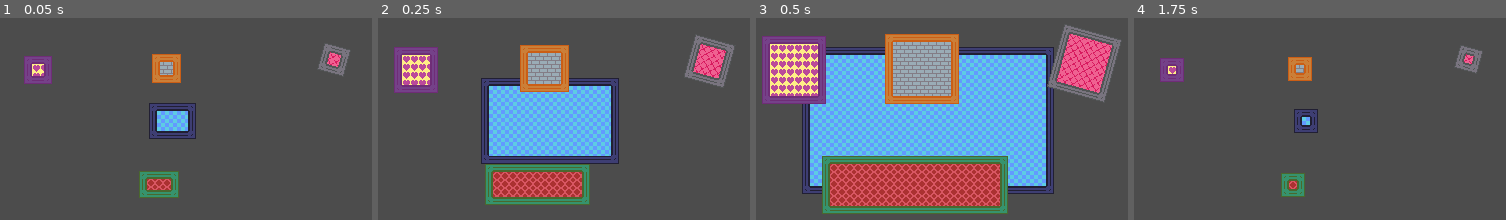
Above: before the commit, frames 1-4 (left to right).
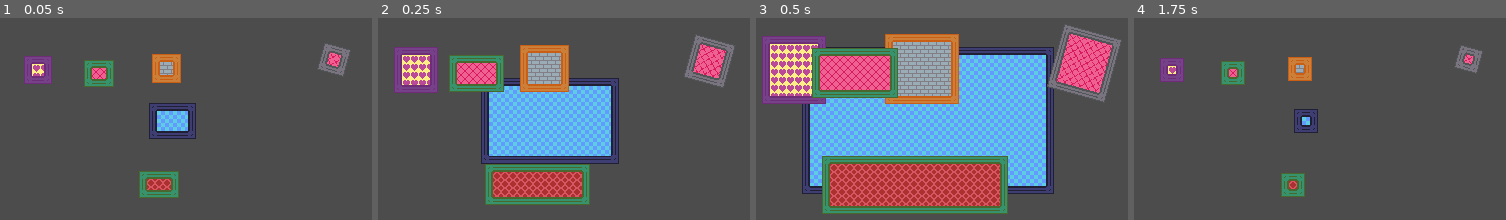
Above: after the commit, the same moments.

Repository: PKGaspi/godot-ScrollingBackgrounds
Game: Godot game, scene res://Game.tscn
Same seed, same stepped clock (60 frames per second), same inputs: the game is played once before the commit and once after it.
Inputs:
- Up to frame 1 (0.05 s): no input
- Up to frame 2 (0.25 s): no input
- Up to frame 3 (0.5 s): no input
- Up to frame 4 (1.75 s): tap Enter (ui_accept) at 0.5, 0.77, 1.52 s

The runs differ from the first frame. In frame 1, 1.1% of the frame differs, in the area x 22-31%, y 20-35%; in frame 2, 2.7%; in frame 3, 5.7%, in the area x 15-39%, y 14-40%; in frame 4, 0.8%.
Error before the commit: Attempt to call function 'get_size' in base 'null instance' on a null instance. (res://Window.gd:30)

Commit message:
Fixed Window5 not having textures

Diff:
--- a/Game.tscn
+++ b/Game.tscn
@@ -42,13 +42,6 @@
 [node name="Border" parent="Window1" index="1"]
 texture = ExtResource( 12 )
 
-[node name="VBoxContainer" parent="Window1/Contents" index="0"]
-margin_right = 104.0
-margin_bottom = 112.0
-
-[node name="Label" parent="Window1/Contents/VBoxContainer" index="0"]
-margin_right = 104.0
-
 [node name="Window2" parent="." instance=ExtResource( 8 )]
 anchor_left = 0.11
 anchor_top = 0.567
@@ -66,13 +59,6 @@
 [node name="Border" parent="Window2" index="1"]
 texture = ExtResource( 4 )
 
-[node name="VBoxContainer" parent="Window2/Contents" index="0"]
-margin_right = 348.0
-margin_bottom = 91.0
-
-[node name="Label" parent="Window2/Contents/VBoxContainer" index="0"]
-margin_right = 348.0
-
 [node name="Window3" parent="." instance=ExtResource( 8 )]
 anchor_left = 0.358
 anchor_top = 0.093
@@ -89,13 +75,6 @@
 
 [node name="Border" parent="Window3" index="1"]
 texture = ExtResource( 6 )
-
-[node name="VBoxContainer" parent="Window3/Contents" index="0"]
-margin_right = 124.0
-margin_bottom = 115.0
-
-[node name="Label" parent="Window3/Contents/VBoxContainer" index="0"]
-margin_right = 124.0
 
 [node name="Window4" parent="." instance=ExtResource( 8 )]
 anchor_left = 0.746055
@@ -115,18 +94,18 @@
 [node name="Border" parent="Window4" index="1"]
 texture = ExtResource( 5 )
 
-[node name="VBoxContainer" parent="Window4/Contents" index="0"]
-margin_right = 95.0
-margin_bottom = 107.0
-
-[node name="Label" parent="Window4/Contents/VBoxContainer" index="0"]
-margin_right = 95.0
-
 [node name="Window5" parent="." instance=ExtResource( 8 )]
 anchor_left = 0.194238
 anchor_top = 0.181989
 anchor_right = 0.500655
 anchor_bottom = 0.463693
+
+[node name="Background" parent="Window5" index="0"]
+texture = ExtResource( 9 )
+scroll_velocity = Vector2( -20, 14 )
+
+[node name="Border" parent="Window5" index="1"]
+texture = ExtResource( 4 )
 
 [editable path="Window0"]
 
@@ -137,3 +116,5 @@
 [editable path="Window3"]
 
 [editable path="Window4"]
+
+[editable path="Window5"]
